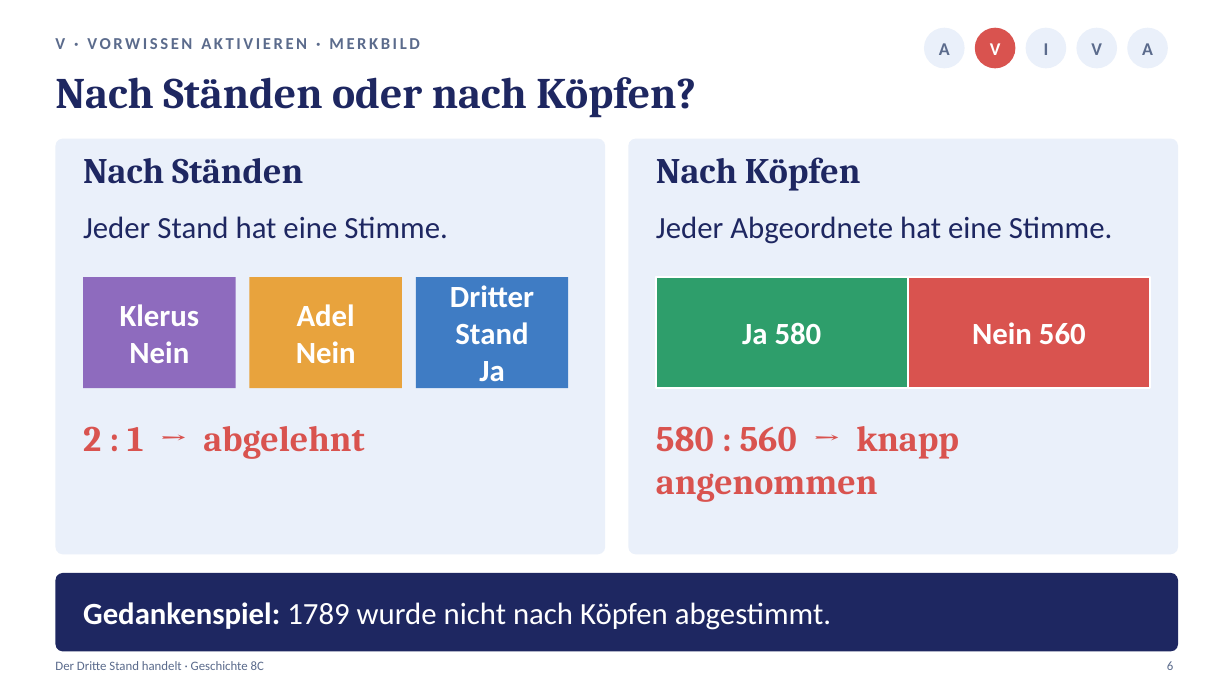
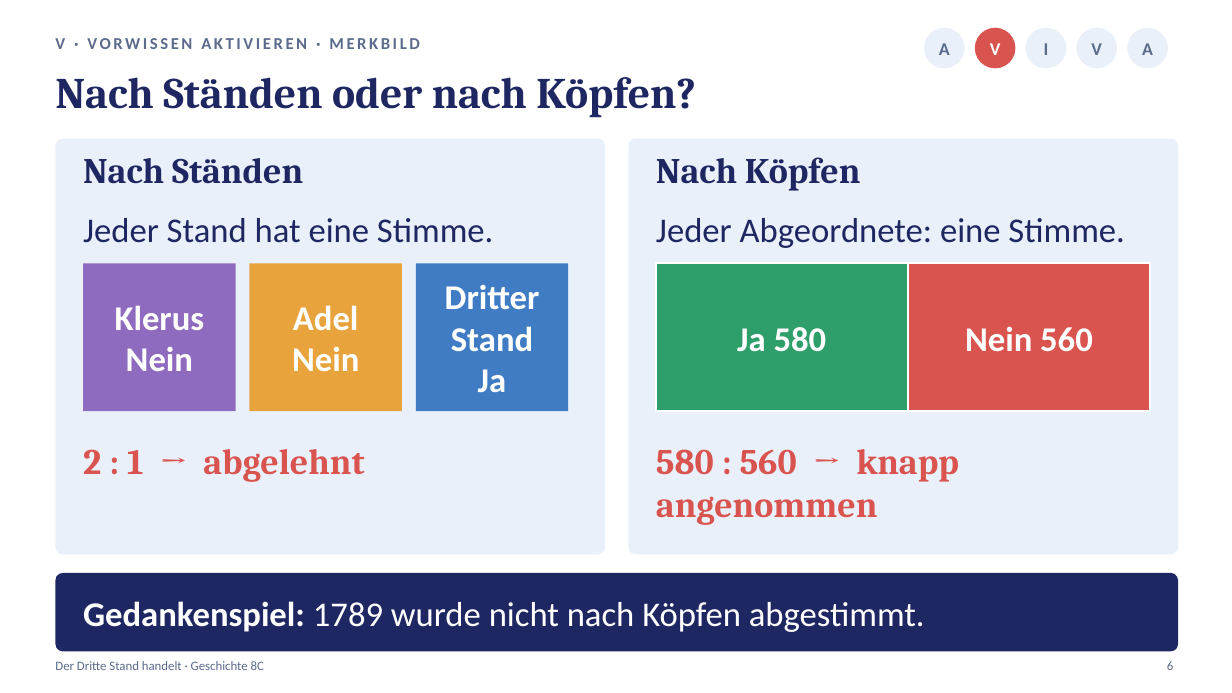
Before and after one commit to golzkonstantin-gif/Schule, a slide deck: slide 6 of Geschichte_8/Stunde2_Nationalversammlung/Praesentation_Stunde2_Nationalversammlung.pptx. Drawn at 1232x693 pixels with LibreOffice and Linux fonts; fonts in the diff are those of the drawing. Boxes give left, top, right and bottom in pixels: in the first picture for what was removed or moved away, otherwise in the second. Text is boxed around its words. In the diff, an @@ line names an element or a change of style, - is before the commit and + after.

```diff
--- a/Geschichte_8/Stunde2_Nationalversammlung/Praesentation_Stunde2_Nationalversammlung.pptx
+++ b/Geschichte_8/Stunde2_Nationalversammlung/Praesentation_Stunde2_Nationalversammlung.pptx
@@ text at [656,218,1124,248]: text changed; size 24 to 27 pt @@
-Jeder Abgeordnete hat eine Stimme.
+Jeder Abgeordnete: eine Stimme.
@@ rectangle: place and size @@
-rectangle at [83,277,236,388]
+rectangle at [83,263,236,411]
@@ rectangle: place and size @@
-rectangle at [250,277,402,388]
+rectangle at [250,263,402,411]
@@ size 24 to 27 pt in 7 elements at [83,218,493,243], [83,601,925,632], [737,327,827,352], [965,326,1093,351], [115,305,205,371], [292,305,359,372], [445,284,540,393] @@
@@ rectangle: place and size @@
-rectangle at [416,277,568,388]
+rectangle at [416,263,568,411]
@@ rectangle: place and size @@
-rectangle at [656,277,908,388]
+rectangle at [656,263,908,411]
@@ text "Nein 560": place and size @@
-text "Nein 560" at [972,322,1086,344]
+text "Nein 560" at [965,326,1093,351]
@@ rectangle: place and size @@
-rectangle at [908,277,1151,388]
+rectangle at [908,263,1151,411]
@@ text "2 : 1 → abgelehnt": place and size @@
-text "2 : 1 → abgelehnt" at [83,426,364,459]
+text "2 : 1 → abgelehnt" at [83,449,364,482]
@@ text "580 : 560 → knapp ...": place and size @@
-text "580 : 560 → knapp ..." at [656,426,959,502]
+text "580 : 560 → knapp ..." at [656,449,959,525]
```
Also in this commit, not shown: 16 other slides changed, 21 other files.
